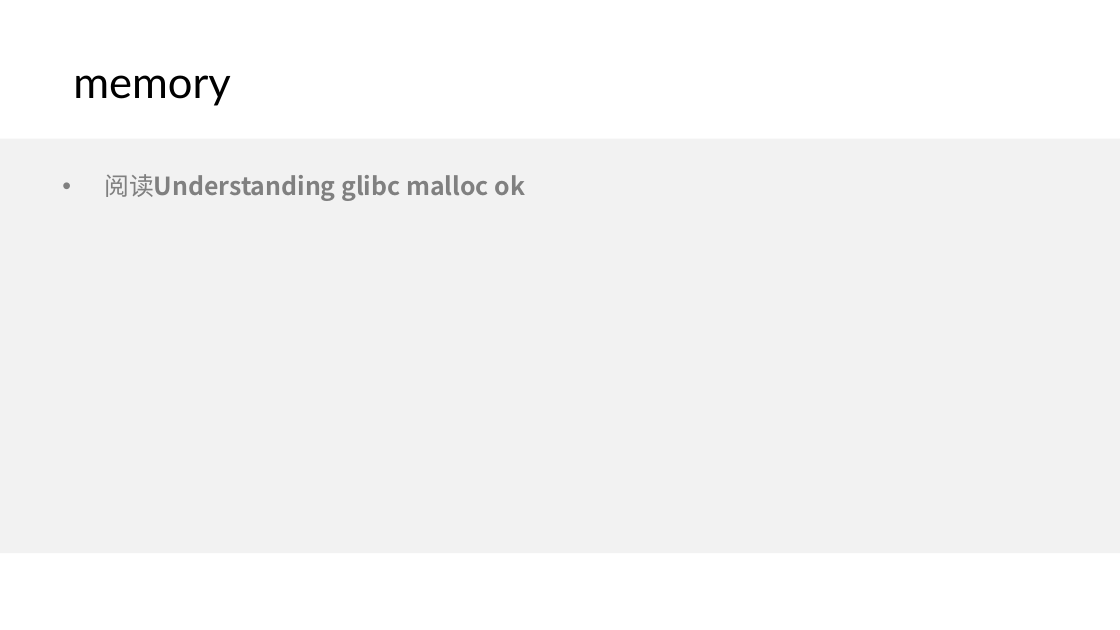
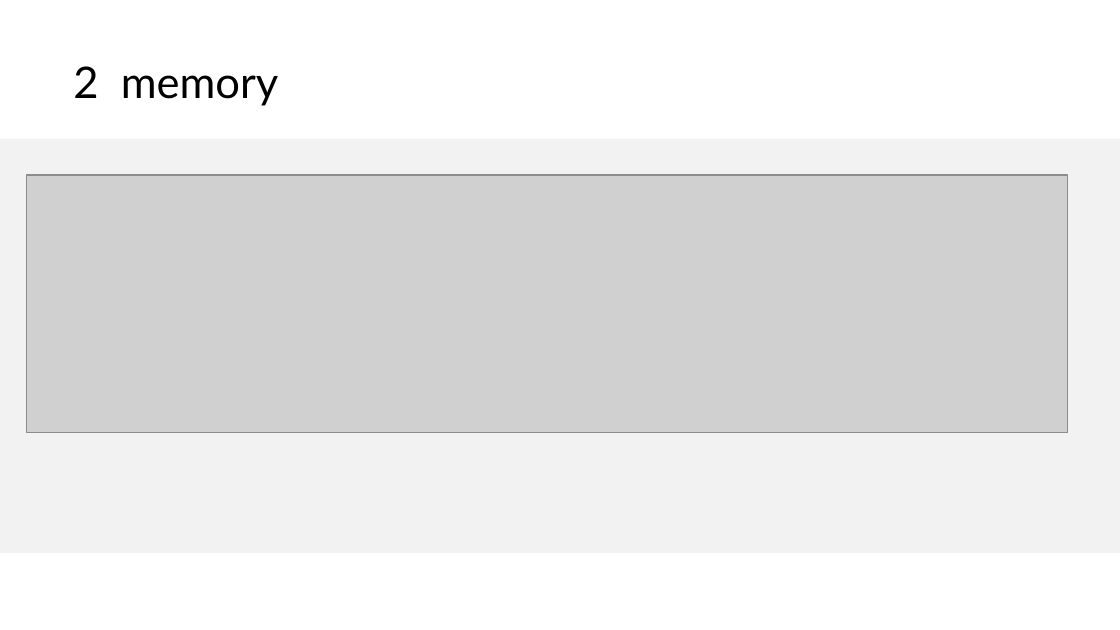
Before and after one commit to wangcy6/weekly, a slide deck: slide 4 of KM/todo/2019_system.pptx. Drawn at 1120x630 pixels with LibreOffice and Linux fonts; fonts in the diff are those of the drawing; grey boxes stand for pictures; background and template pictures are left out. Boxes give left, top, right and bottom in pixels: in the first picture for what was removed or moved away, otherwise in the second. Text is boxed around its words. In the diff, an @@ line names an element or a change of style, - is before the commit and + after.

```diff
--- a/KM/todo/2019_system.pptx
+++ b/KM/todo/2019_system.pptx
@@ title at <box>73,66,278,106</box>: text changed @@
-memory
+2 memory
@@ picture added at <box>26,175,1067,432</box> @@
@@ text removed at <box>104,174,526,201</box> @@
-• 阅读Understanding glibc malloc ok
```
Also in this commit, not shown: 1 other slide changed, 34 other files.
